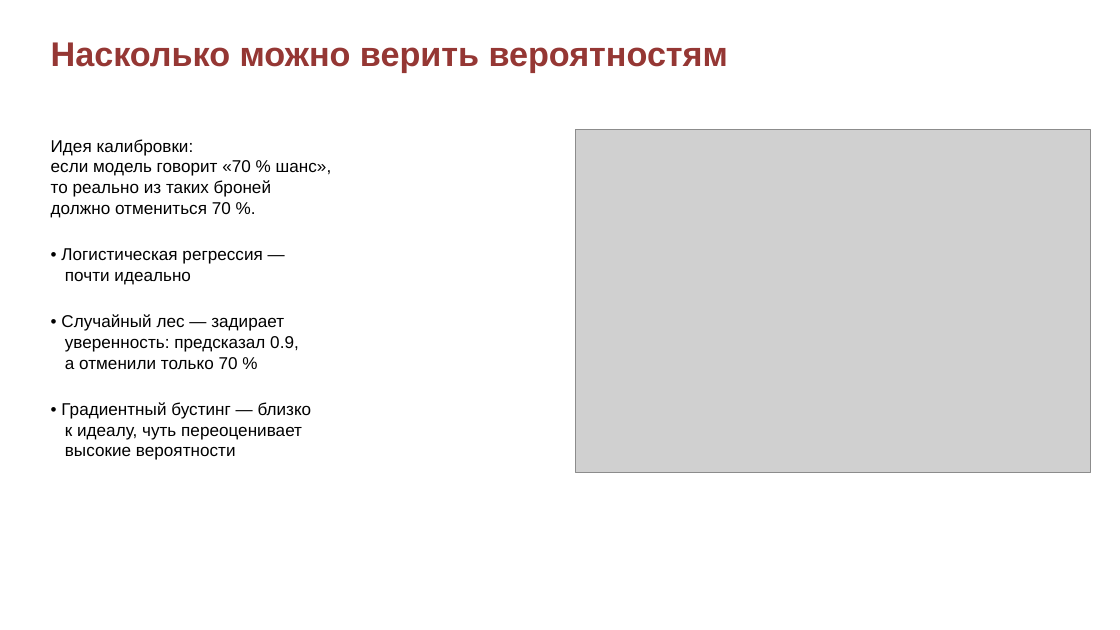
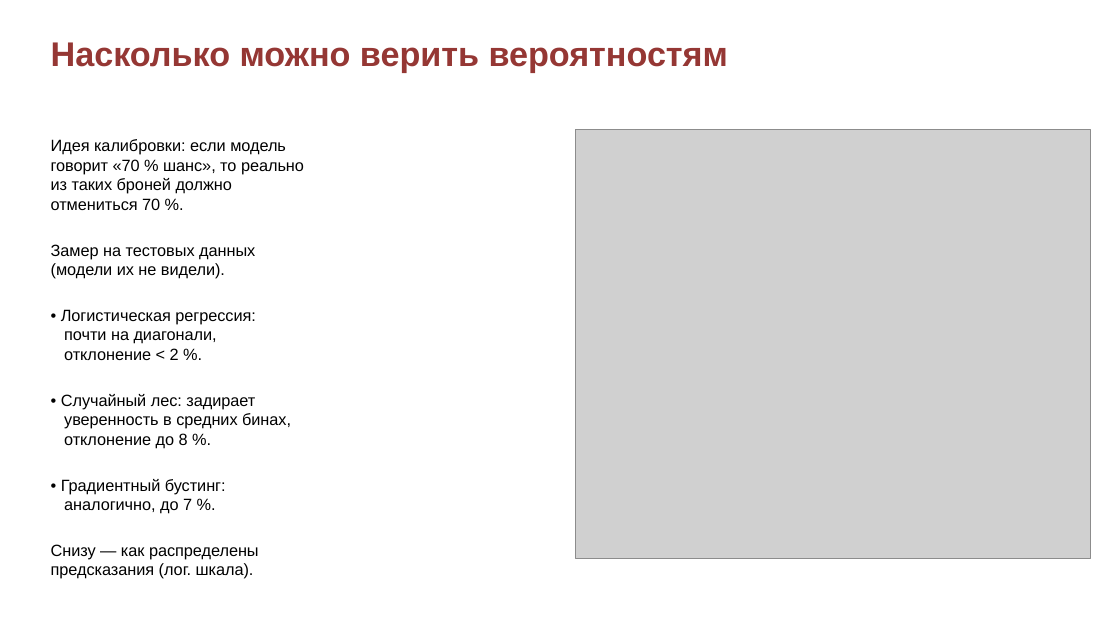
Before and after one commit to vitasha10/spbu2-project-sem2-ai, a slide deck: slide 11 of docs/presentation.pptx. Drawn at 1120x630 pixels with LibreOffice and Linux fonts; fonts in the diff are those of the drawing; grey boxes stand for pictures; background and template pictures are left out. Boxes give left, top, right and bottom in pixels: in the first picture for what was removed or moved away, otherwise in the second. Text is boxed around its words. In the diff, an @@ line names an element or a change of style, - is before the commit and + after.

```diff
--- a/docs/presentation.pptx
+++ b/docs/presentation.pptx
@@ text at (51,139,304,579): text changed; size 11 to 10.5 pt @@
-Идея калибровки:
-если модель говорит «70 % шанс»,
-то реально из таких броней
-должно отмениться 70 %.
-• Логистическая регрессия —
-почти идеально
-• Случайный лес — задирает
-уверенность: предсказал 0.9,
-а отменили только 70 %
-• Градиентный бустинг — близко
-к идеалу, чуть переоценивает
-высокие вероятности
+Идея калибровки: если модель
+говорит «70 % шанс», то реально
+из таких броней должно
+отмениться 70 %.
+Замер на тестовых данных
+(модели их не видели).
+• Логистическая регрессия:
+почти на диагонали,
+отклонение < 2 %.
+• Случайный лес: задирает
+уверенность в средних бинах,
+отклонение до 8 %.
+• Градиентный бустинг:
+аналогично, до 7 %.
+Снизу — как распределены
+предсказания (лог. шкала).
@@ picture: place and size @@
-picture at (576,130,1090,473)
+picture at (576,130,1090,559)
```
Also in this commit, not shown: 2 other files.
